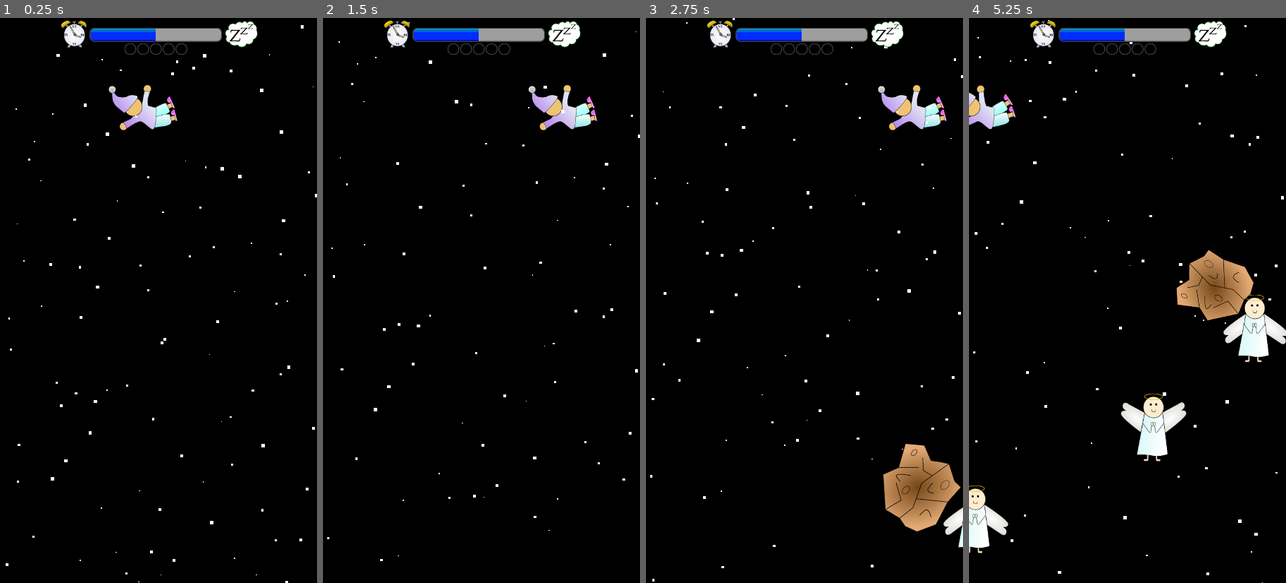
Above: before the commit, frames 1-4 (left to right).
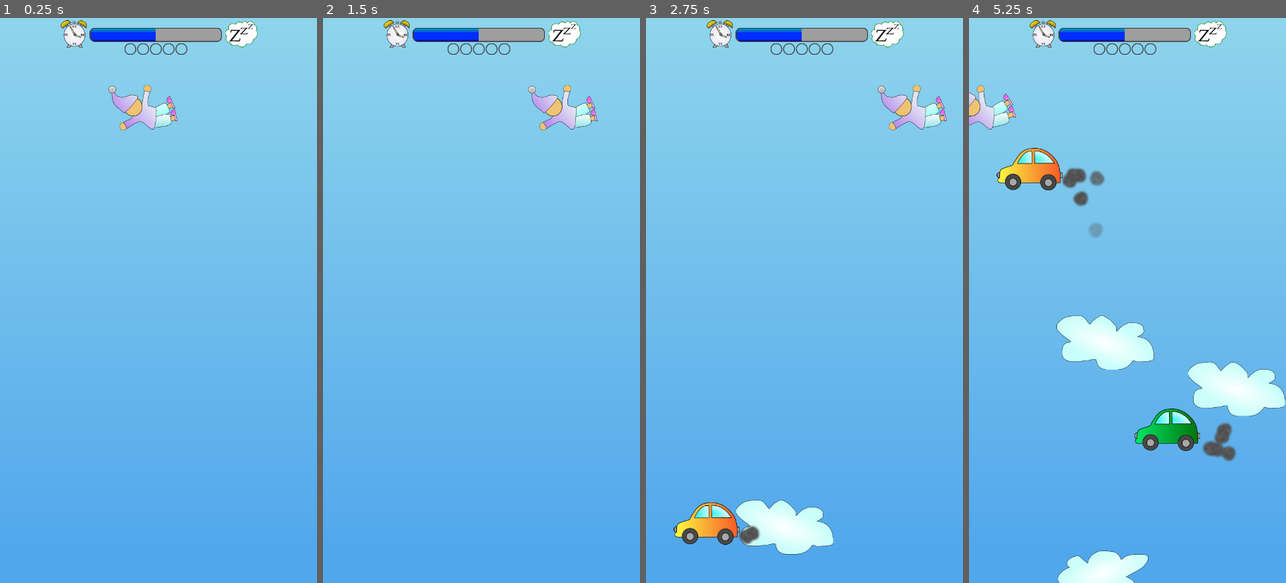
Above: after the commit, the same moments.

Repository: sorlok/LD48
Game: Godot game, scene res://Scenes/LevelCloud.tscn
Same seed, same stepped clock (60 frames per second), same inputs: the game is played once before the commit and once after it.
Inputs (mouse positions are in pixels of both pictures, inside the frame that each line leads up to):
- Up to frame 1 (0.25 s): no input
- Up to frame 2 (1.5 s): move the mouse to (551, 272) at 0.52 s; hold D (ui_right) 0.53-1.28 s; click (551, 272) at 0.67 s; move the mouse to (418, 328) at 1.27 s; hold A (ui_left) from 1.28 s (still down)
- Up to frame 3 (2.75 s): move the mouse to (836, 176) at 2.02 s; release A (ui_left) at 2.03 s; hold D (ui_right) from 2.03 s (still down)
- Up to frame 4 (5.25 s): move the mouse to (1241, 481) at 2.77 s; click (1241, 481) at 2.92 s; move the mouse to (1222, 385) at 3.52 s; release D (ui_right) at 3.53 s; hold A (ui_left) from 3.53 s (still down); move the mouse to (1213, 492) at 4.27 s; click (1213, 492) at 4.42 s; move the mouse to (1143, 300) at 5.02 s; click (1143, 300) at 5.17 s

The runs differ from the first frame. In frame 1, 98% of the frame differs, in the area x 0-100%, y 0-100%; in frame 2, 98%; in frame 3, 98%; in frame 4, 98%.

Commit message:
Level back to 1

Diff:
--- a/Scripts/Globals.gd
+++ b/Scripts/Globals.gd
@@ -10,7 +10,7 @@
 #  1 = ocean
 #  2 = deep space
 #  Later = loops, faster spawning
-var level = 2
+var level = 0
 
 # Helper for getting the "right" level
 func rel_level():
